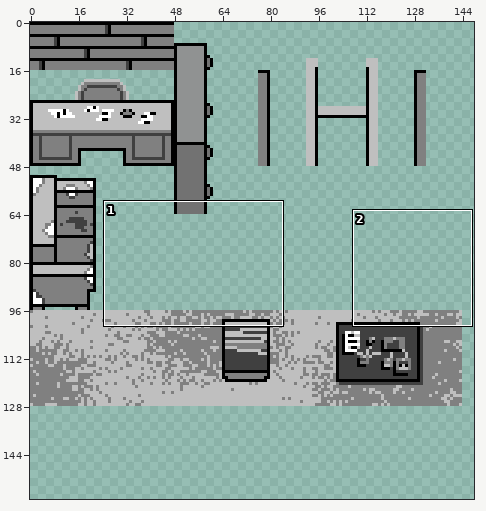
A sprite sheet gets an edit: Aseprite-Art/Office-TileSet-BW.png. The picture above shows the old version from afar; the outline marks the close-up.
Close-up. The starting point:
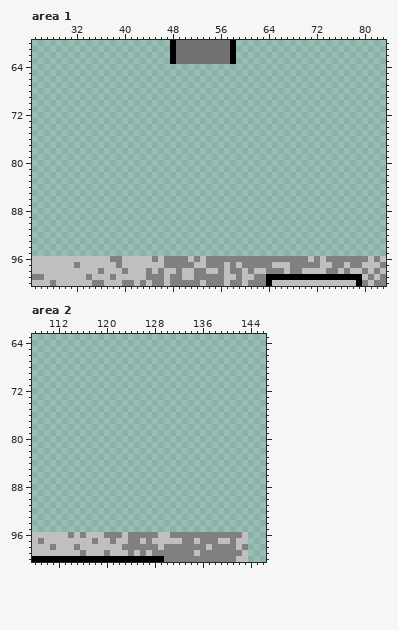
The file is 160x160 pixels. Colours within 5 levels of each other are drawn and written as one. Shown: area 1: x 25..83, y 60..100; area 2: x 108..146, y 63..100. The wide view leaves out empty margins. The commit also changed other parts of the picture, which this record leaves out.
And afterwards:
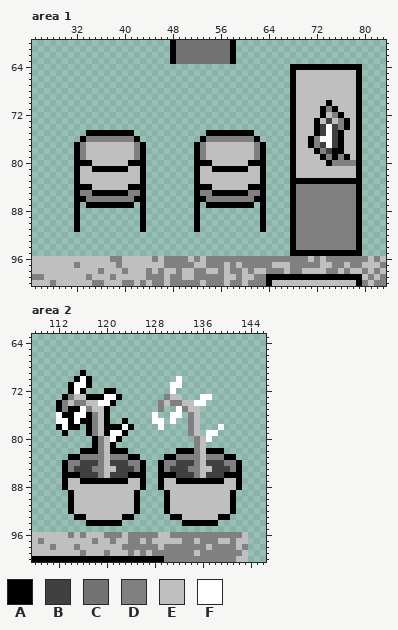
Palette (. is transparent): A #000000  B #404040  C #727272  D #808080  E #bfbfbf  F #ffffff
Changes in this commit:
Area 1:
y 64: x 68..79 ............ -> AAAAAAAAAAAA
y 65..69: x 68..79 ............ -> AEEEEEEEEEEA
y 70: x 68..79 ............ -> AEEEEEAEEEEA
y 71: x 68..79 ............ -> AEEEEADAEEEA
y 72: x 68..79 ............ -> AEEEEAEDAEEA
y 73: x 68..79 ............ -> AEEEAEBEDAEA
y 74: x 68..79 ............ -> AEEEABFBDAEA
y 75: x 34..41 ........ -> AAAAAAAA; x 54..61 ........ -> AAAAAAAA; x 68..79 ............ -> AEEEABFBAEEA
y 76: x 33..42 .......... -> ADDDDDDDDA; x 53..62 .......... -> ADDDDDDDDA; x 68..79 ............ -> AEEADFFBAEEA
y 77: x 32..43 ............ -> ADEEEEEEEEDA; x 52..63 ............ -> ADEEEEEEEEDA; x 68..79 ............ -> AEEADBFBAEEA
y 78: x 32..43 ............ -> ADEEEEEEEEDA; x 52..63 ............ -> ADEEEEEEEEDA; x 68..79 ............ -> AEEEADBAAEEA
y 79: x 32..43 ............ -> ADEEEEEEEEDA; x 52..63 ............ -> ADEEEEEEEEDA; x 68..79 ............ -> AEEEEADADAEA
y 80: x 32..43 ............ -> AAAEEEEEEAAA; x 52..63 ............ -> AAAEEEEEEAAA; x 68..79 ............ -> AEEEEEADDDDA
y 81: x 32..43 ............ -> AEEAAAAAAEEA; x 52..63 ............ -> AEEAAAAAAEEA; x 68..79 ............ -> AEEEEEEEEEEA
y 82: x 32..43 ............ -> AEEEEEEEEEEA; x 52..63 ............ -> AEEEEEEEEEEA; x 68..79 ............ -> AEEEEEEEEEEA
y 83: x 32..43 ............ -> AEEEEEEEEEEA; x 52..63 ............ -> AEEEEEEEEEEA; x 68..79 ............ -> AAAAAAAAAAAA
y 84: x 32..43 ............ -> AAAEEEEEEAAA; x 52..63 ............ -> AAAEEEEEEAAA; x 68..79 ............ -> ADDDDDDDDDDA
y 85: x 32..43 ............ -> ADDAAAAAADDA; x 52..63 ............ -> ADDAAAAAADDA; x 68..79 ............ -> ADDDDDDDDDDA
y 86: x 32..43 ............ -> AADDDDDDDDAA; x 52..63 ............ -> AADDDDDDDDAA; x 68..79 ............ -> ADDDDDDDDDDA
y 87: x 32 . -> A; x 34..41 ........ -> AAAAAAAA; x 43 . -> A; x 52 . -> A; x 54..61 ........ -> AAAAAAAA; x 63 . -> A; x 68..79 ............ -> ADDDDDDDDDDA
y 88..91: x 32 . -> A; x 43 . -> A; x 52 . -> A; x 63 . -> A; x 68..79 ............ -> ADDDDDDDDDDA
y 92..94: x 68..79 ............ -> ADDDDDDDDDDA
y 95: x 68..79 ............ -> AAAAAAAAAAAA
Area 2:
y 69: x 116 . -> A
y 70: x 115..117 ... -> AFA; x 132 . -> F
y 71: x 114..117 .... -> AFFA; x 131..132 .. -> FF
y 72: x 114..116 ... -> AFA; x 120..121 .. -> AA; x 131 . -> F
y 73: x 113..122 .......... -> ADEEAAAFFA; x 130..132 ... -> DEE; x 136..137 .. -> FF
y 74: x 112..121 .......... -> ADEDDEEFFA; x 129..136 ........ -> DEDDEEFF
y 75: x 112..120 ......... -> ADAAFDEEA; x 129 . -> D; x 132..135 .... -> FDEE
y 76: x 112..120 ......... -> FAAFFADEA; x 128 . -> F; x 131..132 .. -> FF; x 134..135 .. -> DE
y 77: x 112..120 ......... -> FFAFAADEA; x 123 . -> A; x 128..129 .. -> FF; x 131 . -> F; x 134..135 .. -> DE
y 78: x 112..115 .... -> AFAA; x 117..124 ........ -> ADEAAAFA; x 129 . -> F; x 134..135 .. -> DE; x 139 . -> F
y 79: x 113 . -> A; x 117..123 ....... -> ADEAFFA; x 134..135 .. -> DE; x 137..138 .. -> FF
y 80: x 118..122 ..... -> ADEFA; x 135..137 ... -> DEF
y 81: x 118..121 .... -> ADEA; x 135..136 .. -> DE
y 82: x 116..123 ........ -> AAADEAAA; x 132..139 ........ -> AAADEAAA
y 83: x 114..125 ............ -> AADDDDEDDDAA; x 130..141 ............ -> AADDDDEDDDAA
y 84: x 113..126 .............. -> ADDBBBDEBBBDDA; x 129..142 .............. -> ADDBBBDEBBBDDA
y 85: x 113..126 .............. -> ADBBBDDEEBBBDA; x 129..142 .............. -> ADBBBDDEEBBBDA
y 86: x 113..126 .............. -> AAABBBDEBBBAAA; x 129..142 .............. -> AAABBBDEBBBAAA
y 87: x 113..126 .............. -> AEEAAAAAAAAEEA; x 129..142 .............. -> AEEAAAAAAAAEEA
y 88: x 113..126 .............. -> AEEEEEEEEEEEEA; x 129..142 .............. -> AEEEEEEEEEEEEA
y 89..92: x 114..125 ............ -> AEEEEEEEEEEA; x 130..141 ............ -> AEEEEEEEEEEA
y 93: x 115..124 .......... -> AAEEEEEEAA; x 131..140 .......... -> AAEEEEEEAA
y 94: x 117..122 ...... -> AAAAAA; x 133..138 ...... -> AAAAAA
